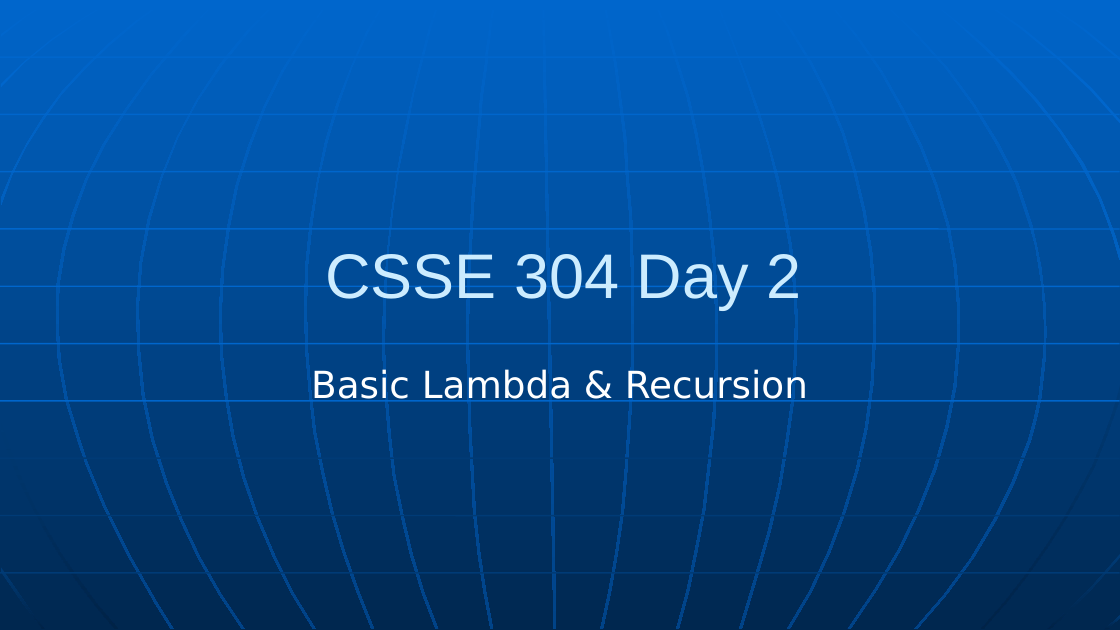
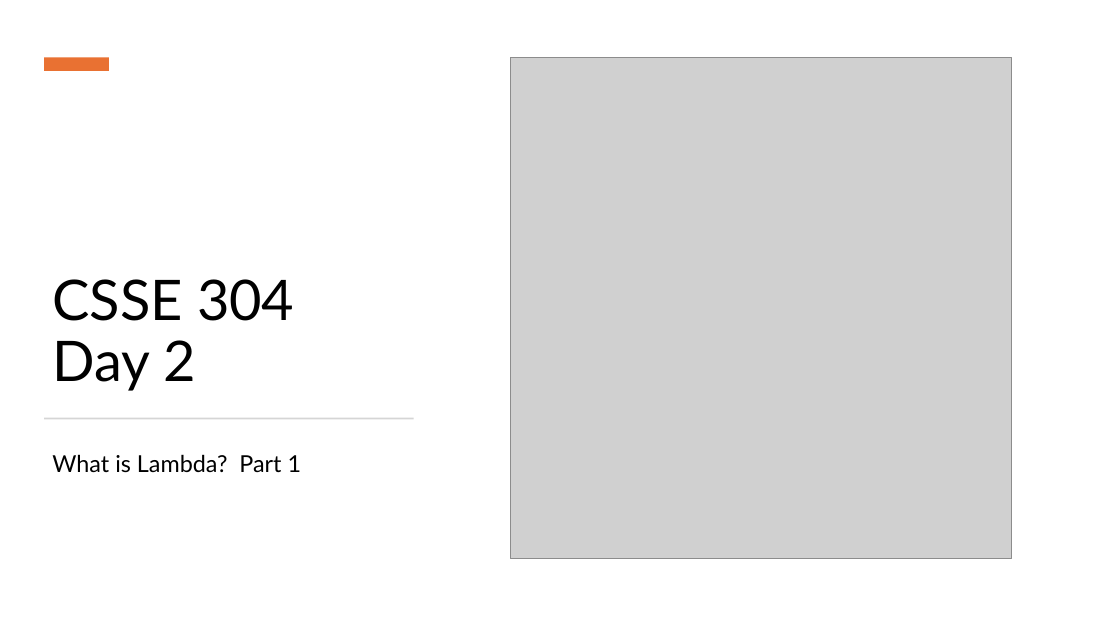
Before and after one commit to RHIT-CSSE/csse304, a slide deck: slide 1 of ClassMaterials/Lambda/Lambda.pptx. Drawn at 1120x630 pixels with LibreOffice and Linux fonts; fonts in the diff are those of the drawing; grey boxes stand for pictures. Boxes give left, top, right and bottom in pixels: in the first picture for what was removed or moved away, otherwise in the second. Text is boxed around its words. In the diff, an @@ line names an element or a change of style, - is before the commit and + after.

```diff
--- a/ClassMaterials/Lambda/Lambda.pptx
+++ b/ClassMaterials/Lambda/Lambda.pptx
@@ background gradient #0066CC to #004488 to #FFFFFF @@
@@ rectangle added at bbox=[44, 58, 109, 71], fill #E97132 @@
@@ picture added at bbox=[511, 57, 1012, 559] @@
@@ title "CSSE 304 Day 2": place and size @@
-title "CSSE 304 Day 2" at bbox=[325, 254, 801, 309]
+title "CSSE 304 Day 2" at bbox=[52, 279, 294, 391]
@@ title "CSSE 304 Day 2" at bbox=[52, 279, 294, 391]: size 54 to 48 pt, font Arial to Lato, text colour #CCECFF to #000000; alignment centre to left; line spacing 1 to 0.9 @@
@@ rectangle added at bbox=[45, 418, 414, 419], fill #D5D5D5 @@
@@ subtitle at bbox=[52, 454, 302, 473]: text changed; size 32 to 20 pt; font DejaVu Sans to Lato; text colour #FFFFFF to #000000 @@
-Basic Lambda & Recursion
+What is Lambda? Part 1
@@ group removed at bbox=[0, 0, 1120, 630]: 24 freeform shapes, 10 lines @@
```
Also in this commit, not shown: 4 other slides changed, 2 slides added, 5 slides removed, 1 other file.
